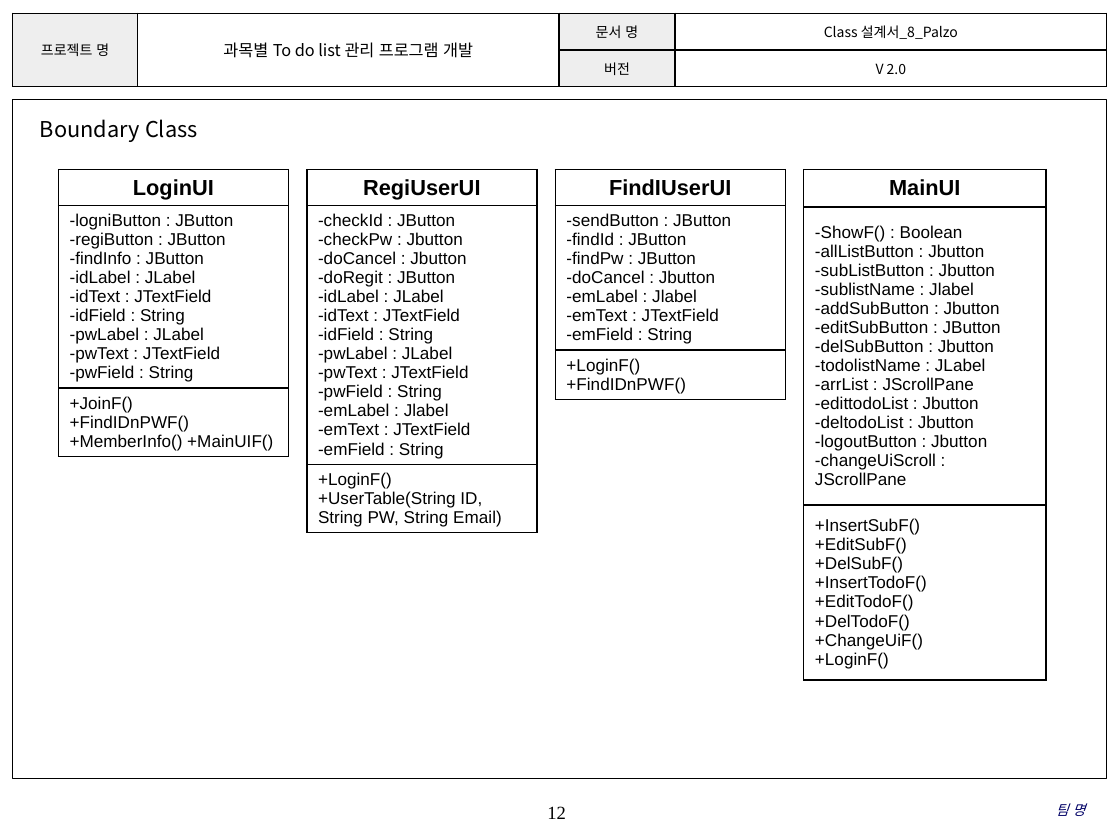
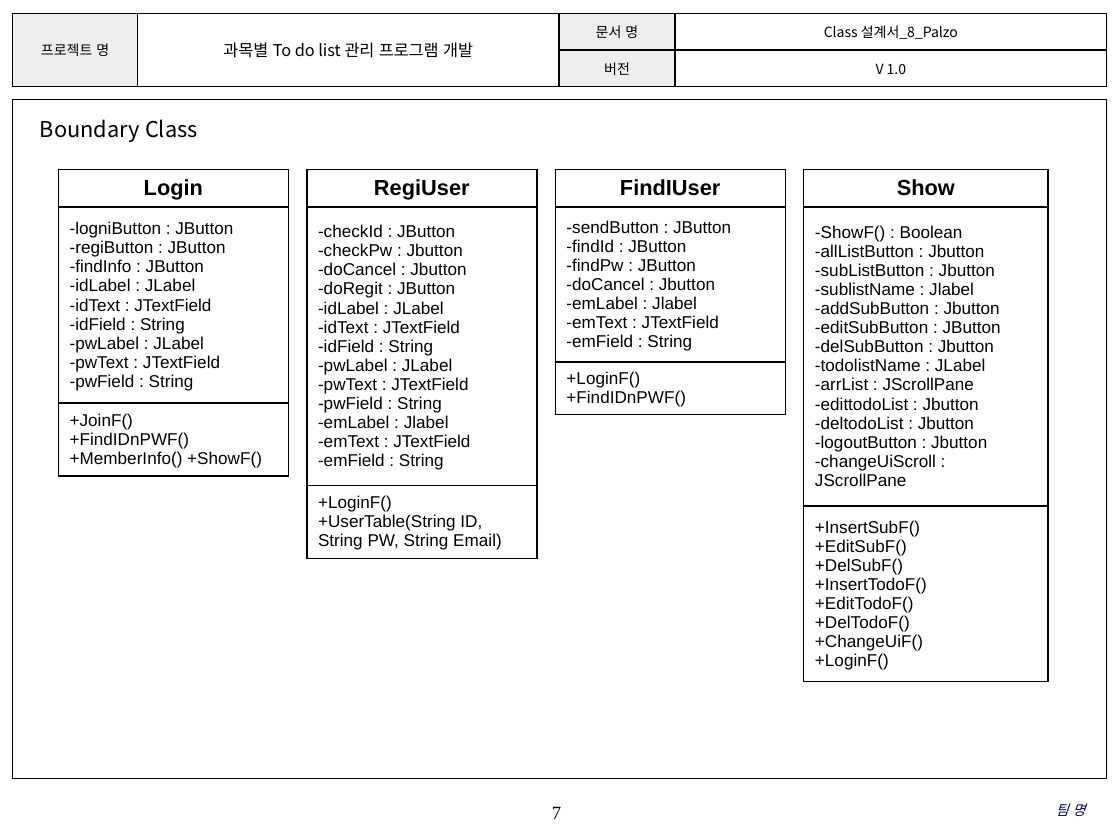
Before and after one commit to SMU-SE-Admin/18-1_8_PALZO_Doc, a slide deck: slide 7 of 03 설계/Class 설계서_8_Palzo.pptx (slide 12 before the commit). Drawn at 1120x840 pixels with LibreOffice and Linux fonts; fonts in the diff are those of the drawing; background and template pictures are left out. Boxes give left, top, right and bottom in pixels: in the first picture for what was removed or moved away, otherwise in the second. Text is boxed around its words. In the diff, an @@ line names an element or a change of style, - is before the commit and + after.

Commit message:
#1101 Class 설계서 작성
RegiList, EditList 수정
커밋메세지 에러로 인해 다시 커밋&푸쉬

```diff
--- a/03 설계/Class 설계서_8_Palzo.pptx
+++ b/03 설계/Class 설계서_8_Palzo.pptx
@@ table at box(12, 13, 1107, 86) @@
-row 2, column 4: V 2.0
+row 2, column 4: V 1.0
@@ table at box(58, 169, 288, 496) @@
-row 1, column 1: LoginUI
+row 1, column 1: Login
-row 3, column 1: +JoinF() / +FindIDnPWF() / +MemberInfo() +MainUIF()
+row 3, column 1: +JoinF() / +FindIDnPWF() / +MemberInfo() +ShowF()
@@ table at box(307, 169, 536, 558) @@
-row 1, column 1: RegiUserUI
+row 1, column 1: RegiUser
@@ table at box(556, 169, 785, 413) @@
-row 1, column 1: FindIUserUI
+row 1, column 1: FindIUser
@@ table at box(804, 169, 1048, 681) @@
-row 1, column 1: MainUI
+row 1, column 1: Show
@@ page number at box(552, 806, 561, 819): text changed @@
-12
+7
```
Also in this commit, not shown: 7 other slides changed, 5 slides removed.
